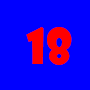
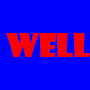
Layered file, before and after one edit (90 × 90). Changes by layer:
painted on "16" over (6, 27, 90, 65)
